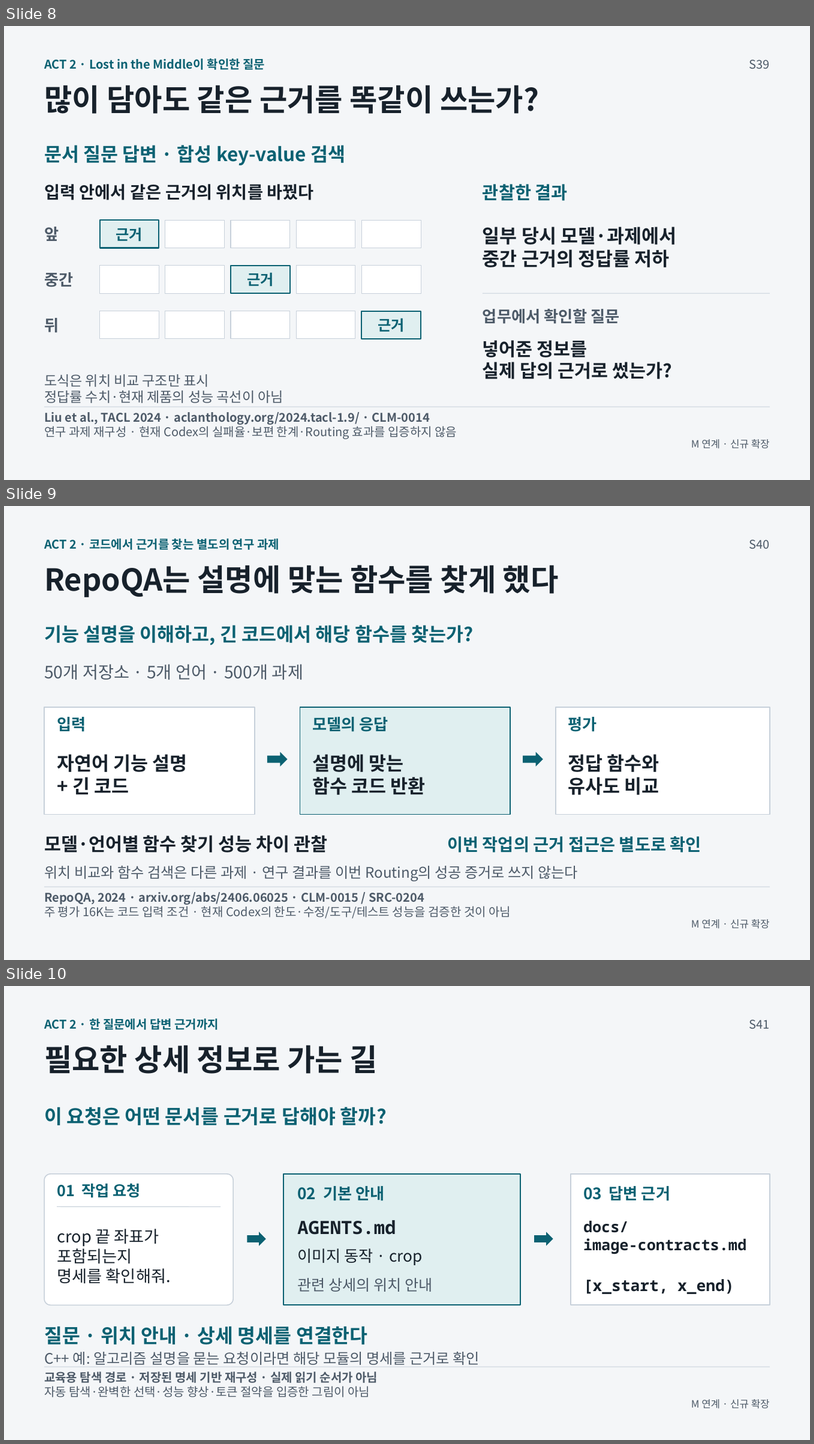
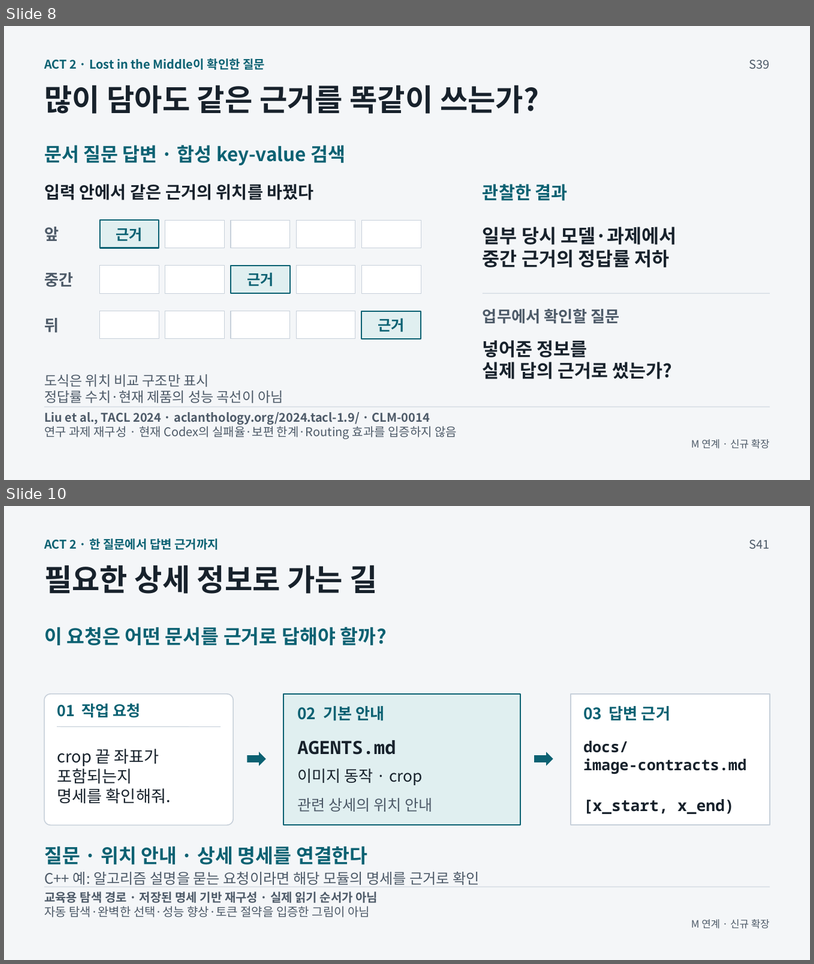
Before and after one commit to GideokKim/ai-dev-training, a slide deck: production/ACT_2.pptx. Shown one above the other, each under a label of ours: slides 8, 9 and 10 before the commit, slides 8 and 10 after it; the slides between them are not shown. The pictures are 814x1444 and 814x964 pixels, drawn with LibreOffice and Linux fonts; fonts in the diff are those of the drawing. Boxes give left, top, right and bottom in pixels: in the first picture for what was removed or moved away, otherwise in the second. Text is boxed around its words. In the diff, an @@ line names an element or a change of style, - is before the commit and + after.

```diff
--- a/production/ACT_2.pptx
+++ b/production/ACT_2.pptx
@@ slide 9 removed at [4,506,810,960], background #F4F6F8 @@
@@ text removed at [44,538,279,550] @@
-ACT 2 · 코드에서 근거를 찾는 별도의 연구 과제
@@ text removed at [750,540,770,549] @@
-S40
@@ text removed at [44,565,559,597] @@
-RepoQA는 설명에 맞는 함수를 찾게 했다
@@ text removed at [44,625,474,645] @@
-기능 설명을 이해하고, 긴 코드에서 해당 함수를 찾는가?
@@ text removed at [44,664,303,679] @@
-50개 저장소 · 5개 언어 · 500개 과제
@@ rectangle removed at [45,707,255,814] @@
@@ text removed at [57,717,86,732] @@
-입력
@@ rectangle removed at [300,707,511,814] @@
@@ text removed at [313,717,389,732] @@
-모델의 응답
@@ rectangle removed at [556,707,770,814] @@
@@ text removed at [569,717,597,732] @@
-평가
@@ text removed at [57,754,188,795] @@
-자연어 기능 설명
-+ 긴 코드
@@ right arrow removed at [267,751,287,766] @@
@@ text removed at [313,754,426,795] @@
-설명에 맞는
-함수 코드 반환
@@ right arrow removed at [523,751,543,766] @@
@@ text removed at [569,754,660,795] @@
-정답 함수와
-유사도 비교
@@ text removed at [44,835,327,852] @@
-모델·언어별 함수 찾기 성능 차이 관찰
@@ text removed at [447,836,702,852] @@
-이번 작업의 근거 접근은 별도로 확인
@@ text removed at [44,865,578,881] @@
-위치 비교와 함수 검색은 다른 과제 · 연구 결과를 이번 Routing의 성공 증거로 쓰지 않는다
@@ text removed at [44,892,425,904] @@
-RepoQA, 2024 · arxiv.org/abs/2406.06025 · CLM-0015 / SRC-0204
@@ line removed from (45, 886) to (770, 886) @@
@@ text removed at [44,903,511,918] @@
-주 평가 16K는 코드 입력 조건 · 현재 Codex의 한도·수정/도구/테스트 성능을 검증한 것이 아님
@@ text removed at [692,919,770,928] @@
-M 연계 · 신규 확장
```
Also in this commit, not shown: 1 slide added, 23 other files.
